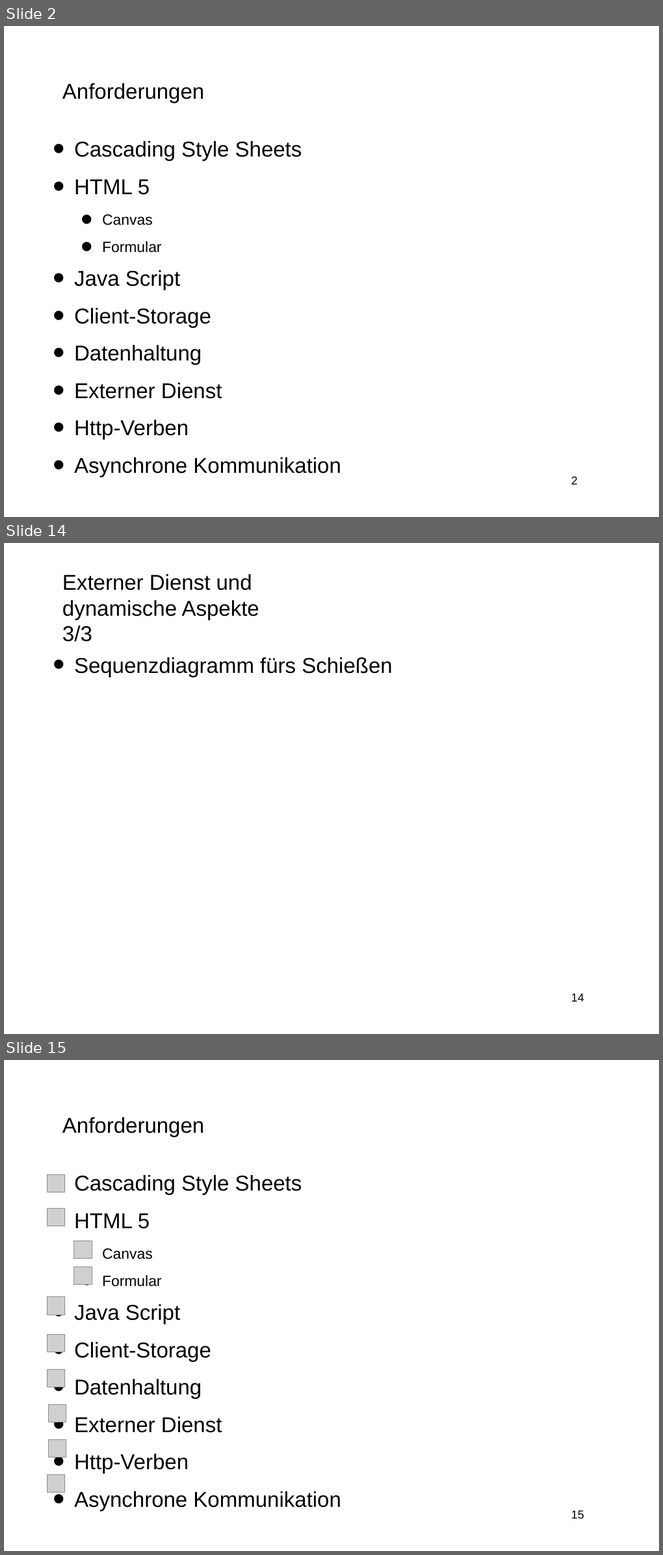
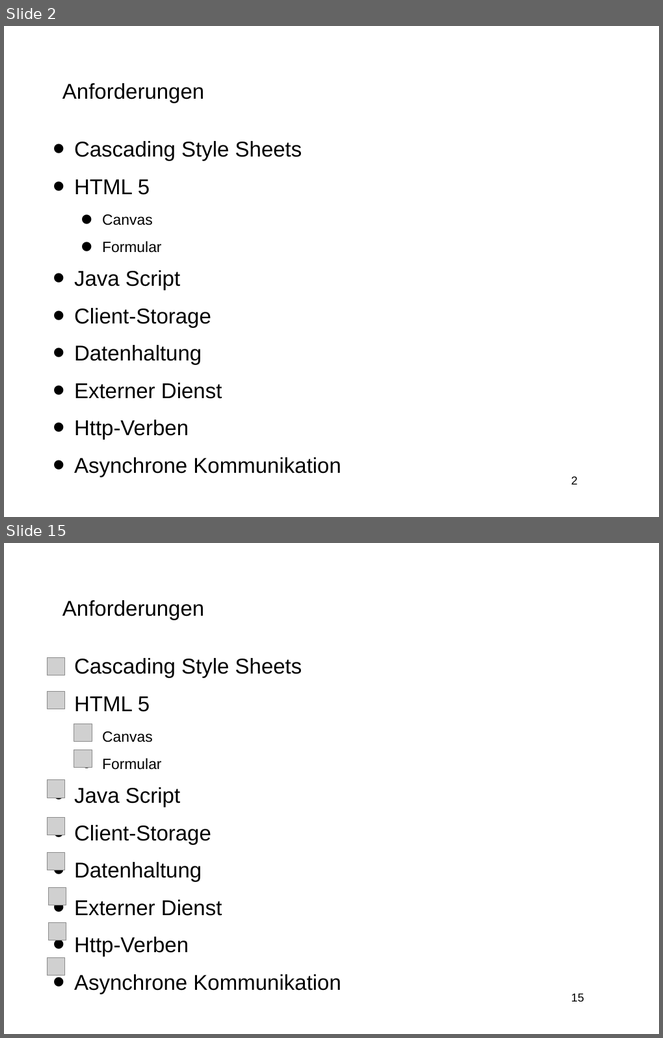
Before and after one commit to 4x4is18/Schiffeversenken, a slide deck: Präsentationen/Abschlusspräsentation/folien.odp. Shown one above the other, each under a label of ours: slides 2, 14 and 15 before the commit, slides 2 and 15 after it; the slides between them are not shown. The pictures are 663x1555 and 663x1038 pixels, drawn with LibreOffice and Linux fonts; fonts in the diff are those of the drawing; grey boxes stand for pictures; background and template pictures are left out. Boxes give left, top, right and bottom in pixels: in the first picture for what was removed or moved away, otherwise in the second. Text is boxed around its words. In the diff, an @@ line names an element or a change of style, - is before the commit and + after.

```diff
--- a/Präsentationen/Abschlusspräsentation/folien.odp
+++ b/Präsentationen/Abschlusspräsentation/folien.odp
@@ slide 14 removed at <box>4,543,659,1034</box>, background #FFFFFF; not listed: 1 template element that a slide beside it also shows @@
@@ title removed at <box>62,574,259,642</box> @@
-Externer Dienst und
-dynamische Aspekte 3/3
@@ text removed at <box>74,657,392,677</box> @@
-• Sequenzdiagramm fürs Schießen
```
Also in this commit, not shown: 12 slides changed, 2 slides added, 1 other slide removed, 1 other file.
